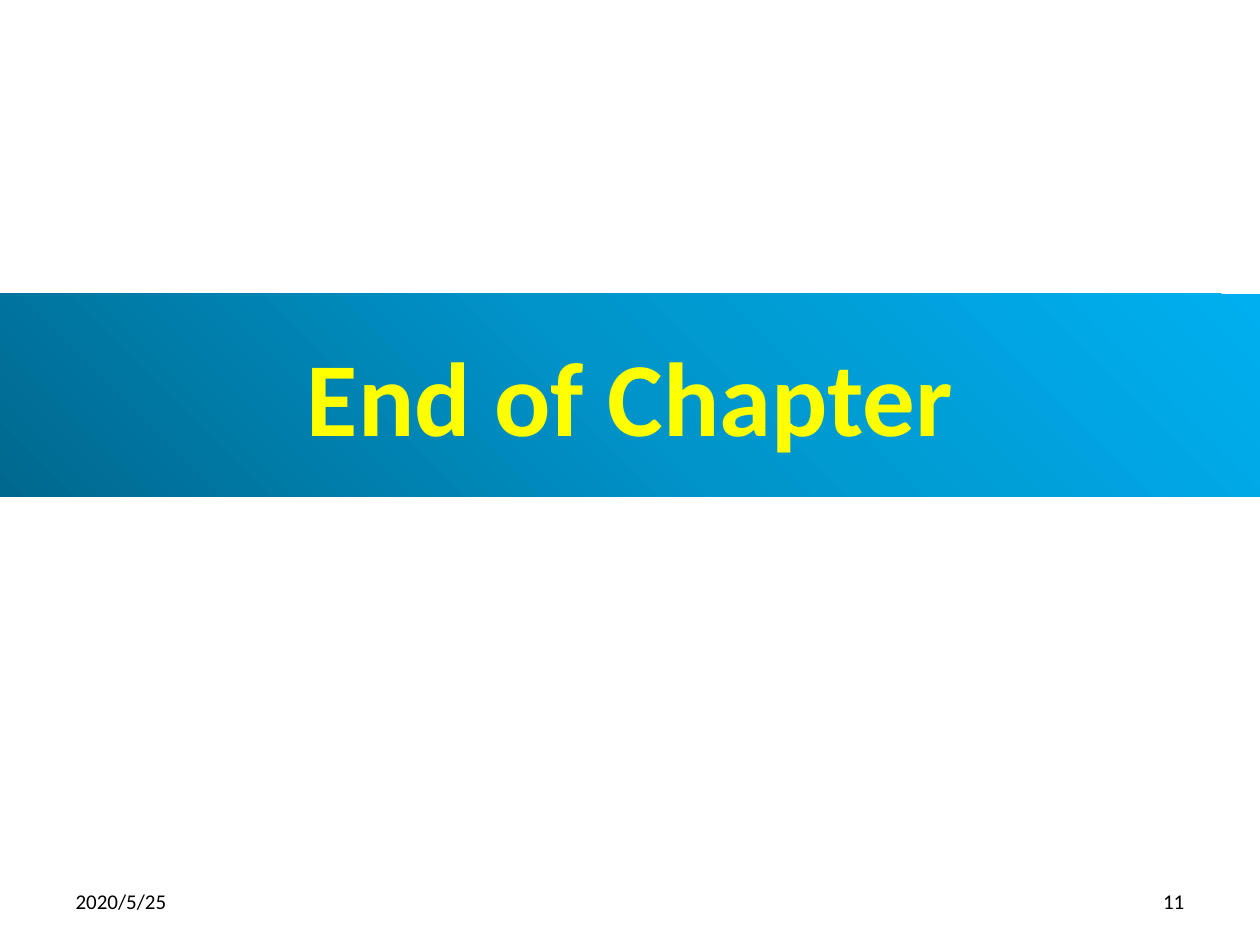
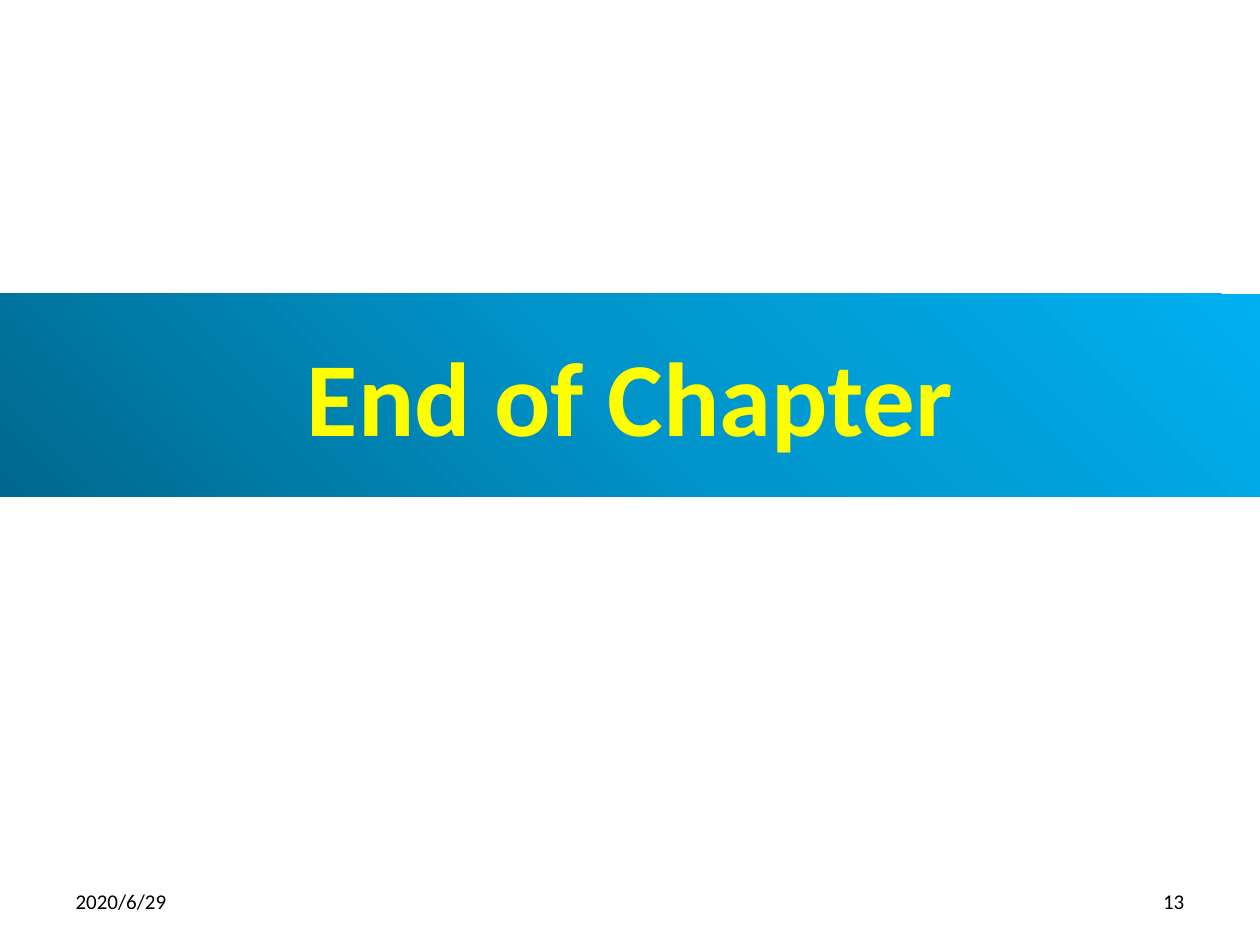
Before and after one commit to peterhchen/800-React-Hook, a slide deck: slide 13 of 38_Context1.pptx (slide 11 before the commit). Drawn at 1260x945 pixels with LibreOffice and Linux fonts; fonts in the diff are those of the drawing. Boxes give left, top, right and bottom in pixels: in the first picture for what was removed or moved away, otherwise in the second. Text is boxed around its words. In the diff, an @@ line names an element or a change of style, - is before the commit and + after.

```diff
--- a/38_Context1.pptx
+++ b/38_Context1.pptx
@@ text at [76, 894, 167, 910]: text changed @@
-2020/5/25
+2020/6/29
@@ page number at [1163, 895, 1184, 909]: text changed @@
-11
+13
```
Also in this commit, not shown: 10 other slides changed, 2 slides added.
